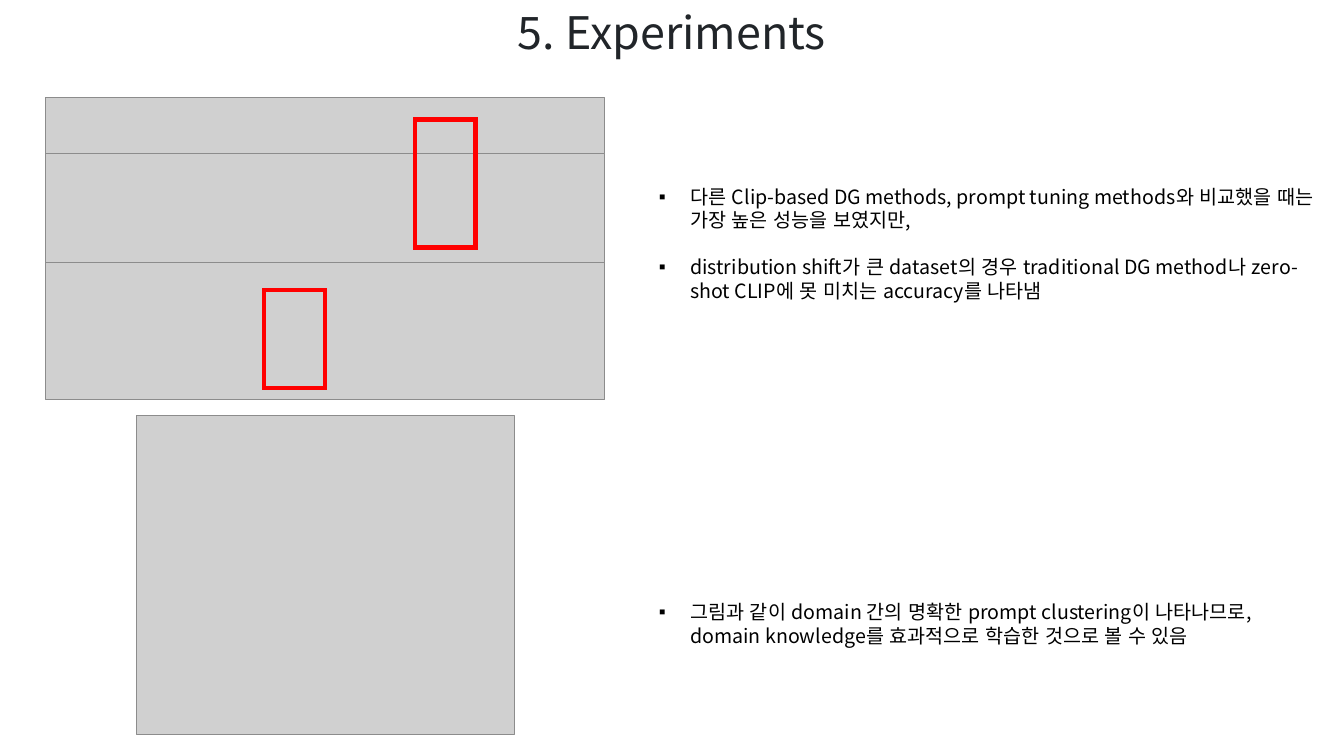
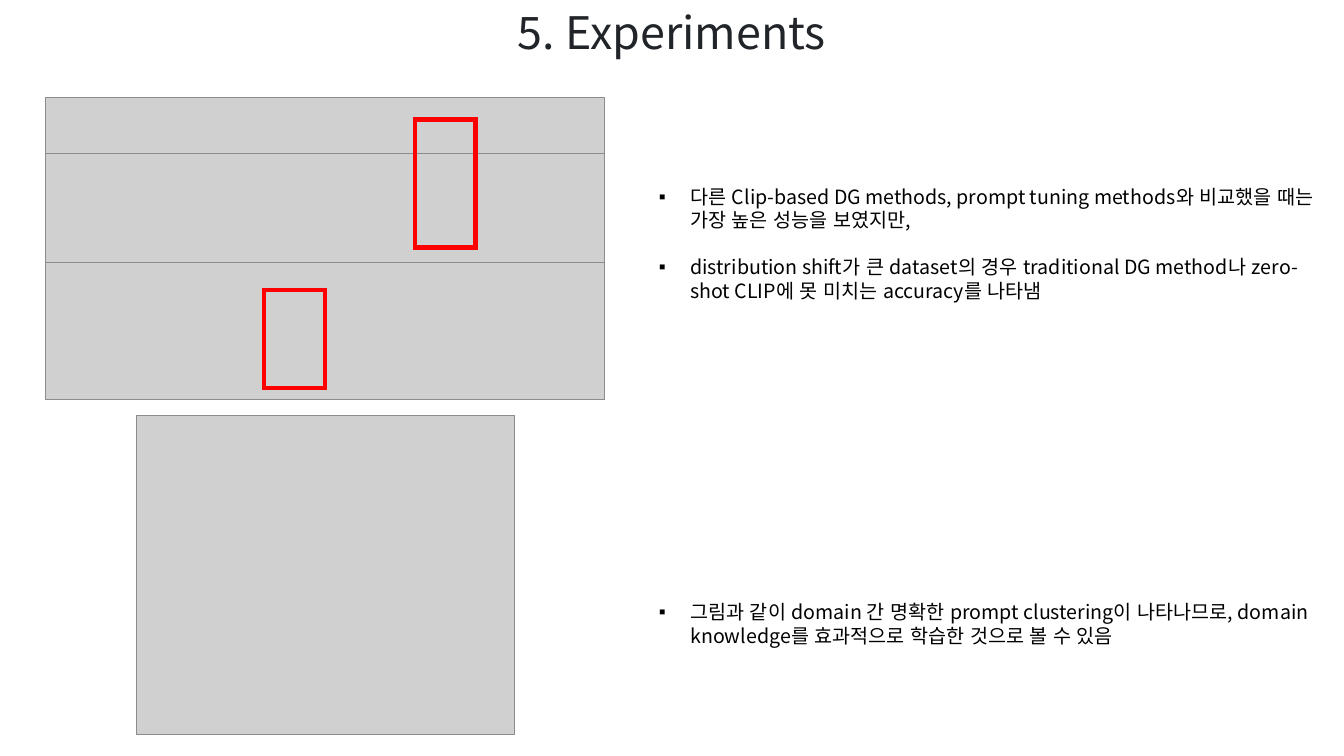
Before and after one commit to hbcho03/cvpr, a slide deck: slide 16 of CVPR/논문/DA(ECCV) PPT.pptx. Drawn at 1344x756 pixels with LibreOffice and Linux fonts; fonts in the diff are those of the drawing; grey boxes stand for pictures. Boxes give left, top, right and bottom in pixels: in the first picture for what was removed or moved away, otherwise in the second. Text is boxed around its words. In the diff, an @@ line names an element or a change of style, - is before the commit and + after.

```diff
--- a/CVPR/논문/DA(ECCV) PPT.pptx
+++ b/CVPR/논문/DA(ECCV) PPT.pptx
@@ text at (690,602,1309,648): text changed @@
-▪ 그림과 같이 domain 간의 명확한 prompt clustering이 나타나므로, domain knowledge를 효과적으로 학습한 것으로 볼 수 있음
+▪ 그림과 같이 domain 간 명확한 prompt clustering이 나타나므로, domain knowledge를 효과적으로 학습한 것으로 볼 수 있음
```
Also in this commit, not shown: 14 other slides changed.
